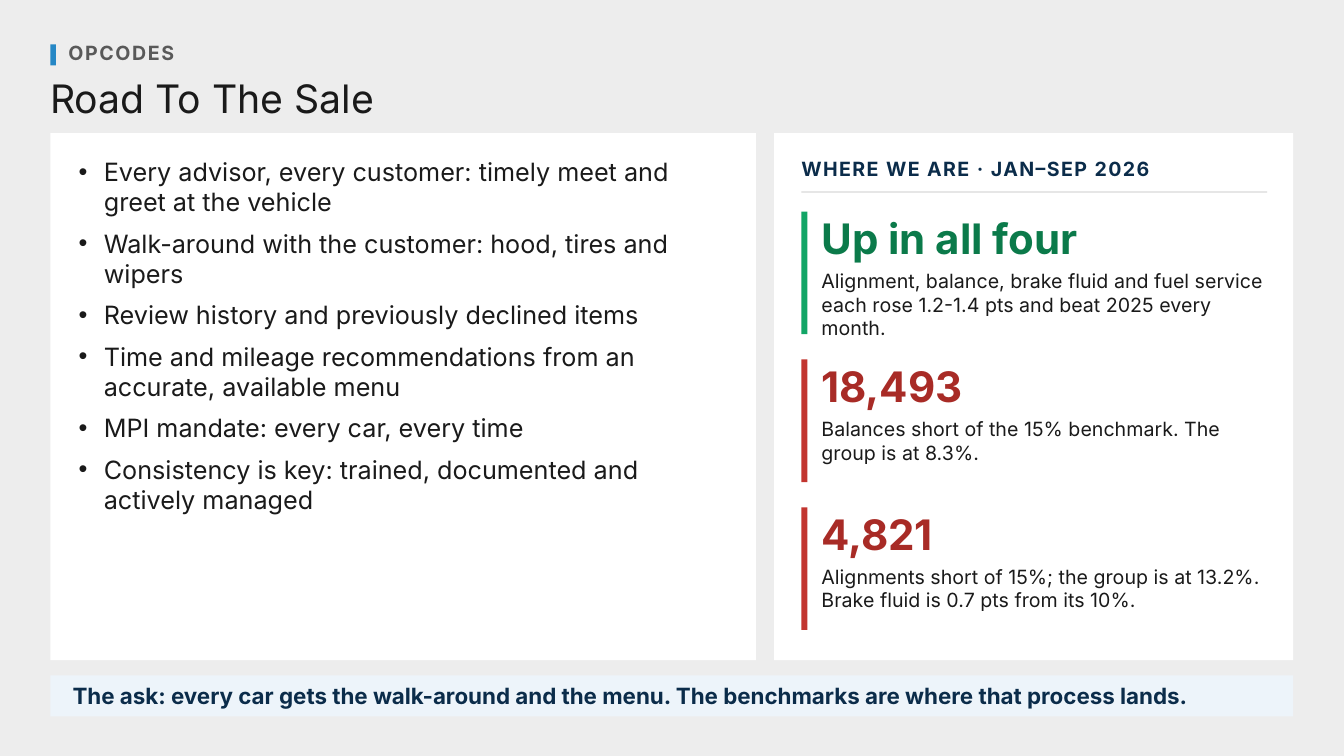
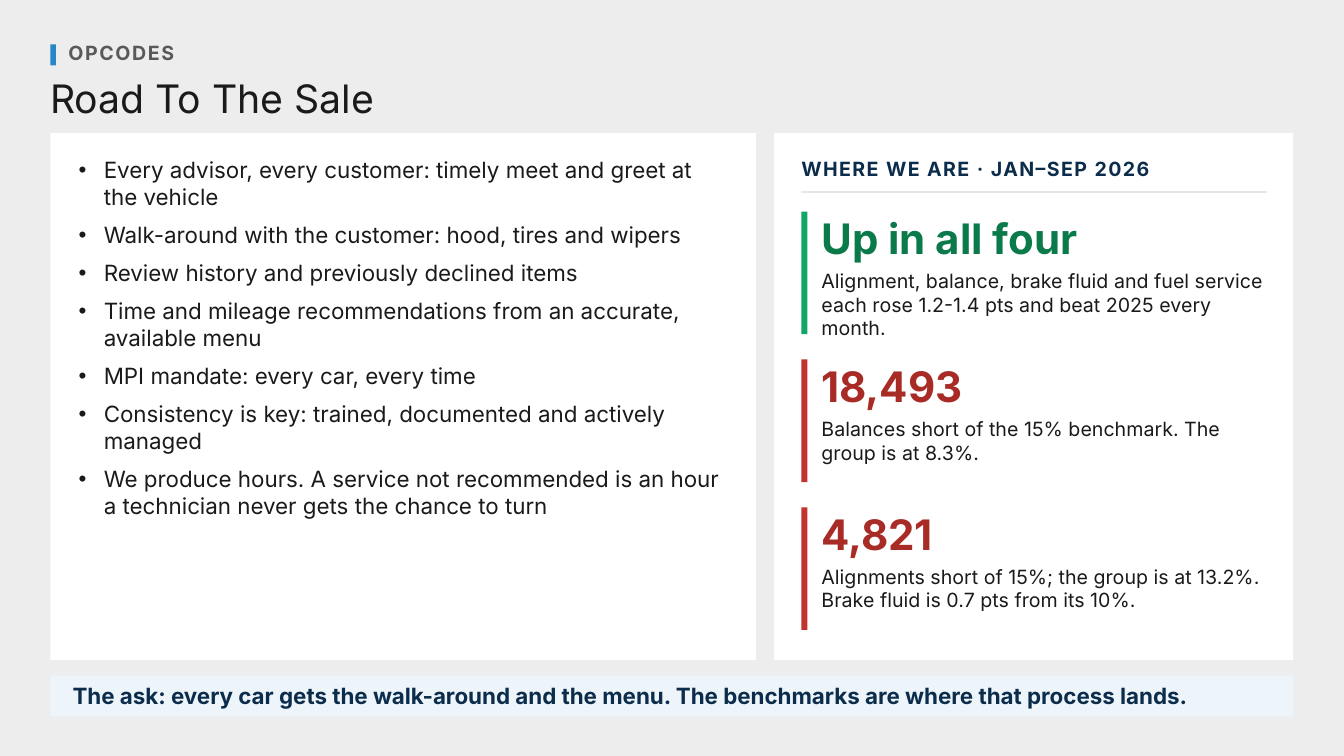
Before and after one commit to Ndresner/Noah, a slide deck: slide 86 of day2-deck/decks/Fixed Ops - Day 2 Example Test Deck.pptx (slide 84 before the commit). Drawn at 1344x756 pixels with LibreOffice and Linux fonts; fonts in the diff are those of the drawing. Boxes give left, top, right and bottom in pixels: in the first picture for what was removed or moved away, otherwise in the second. Text is boxed around its words. In the diff, an @@ line names an element or a change of style, - is before the commit and + after.

```diff
--- a/day2-deck/decks/Fixed Ops - Day 2 Example Test Deck.pptx
+++ b/day2-deck/decks/Fixed Ops - Day 2 Example Test Deck.pptx
@@ text at [104, 161, 692, 454]: size 18 to 16 pt in "Every advisor, every customer: timely meet and ...", "Walk-around with the customer: hood, tires and ...", "Review history and previously declined items", "Time and mileage recommendations from an accurate, ..." and 2 more places @@
@@ text at [104, 470, 719, 519]: paragraph added @@
+• We produce hours. A service not recommended is an hour a technician never gets the chance to turn
```
Also in this commit, not shown: 20 other slides changed, 5 slides added, 10 slides removed, 48 other files.
